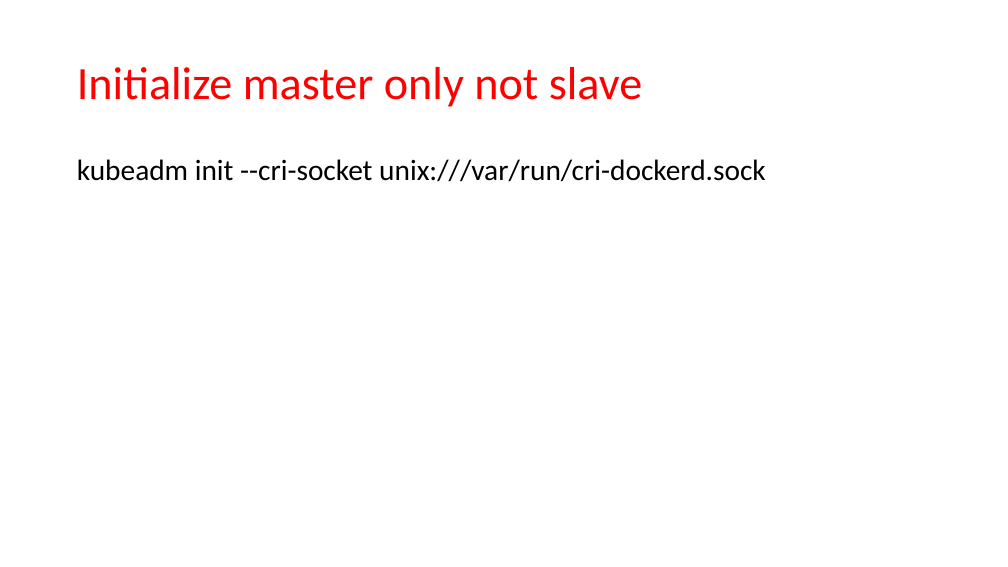
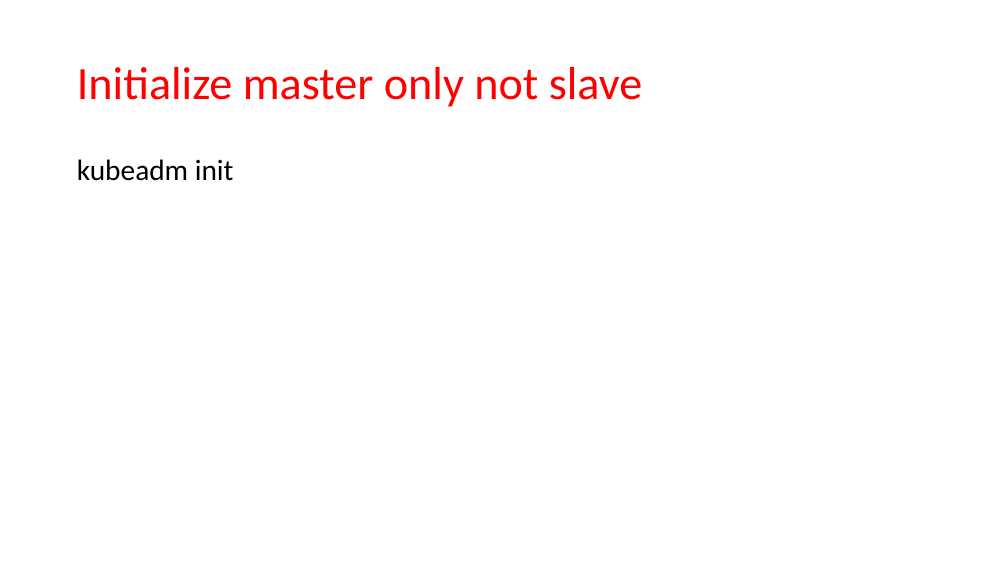
Before and after one commit to JanbaskDevops/Batch1, a slide deck: slide 28 of MyLearnings/Kubernetes/PPT's/Kuberntes architecture and Installation.pptx. Drawn at 1008x567 pixels with LibreOffice and Linux fonts; fonts in the diff are those of the drawing. Boxes give left, top, right and bottom in pixels: in the first picture for what was removed or moved away, otherwise in the second. Text is boxed around its words. In the diff, an @@ line names an element or a change of style, - is before the commit and + after.

```diff
--- a/MyLearnings/Kubernetes/PPT's/Kuberntes architecture and Installation.pptx
+++ b/MyLearnings/Kubernetes/PPT's/Kuberntes architecture and Installation.pptx
@@ text at bbox=[77, 159, 234, 181]: text changed @@
-kubeadm init --cri-socket unix:///var/run/cri-dockerd.sock
+kubeadm init
```
Also in this commit, not shown: 3 other slides changed, 30 other files.
